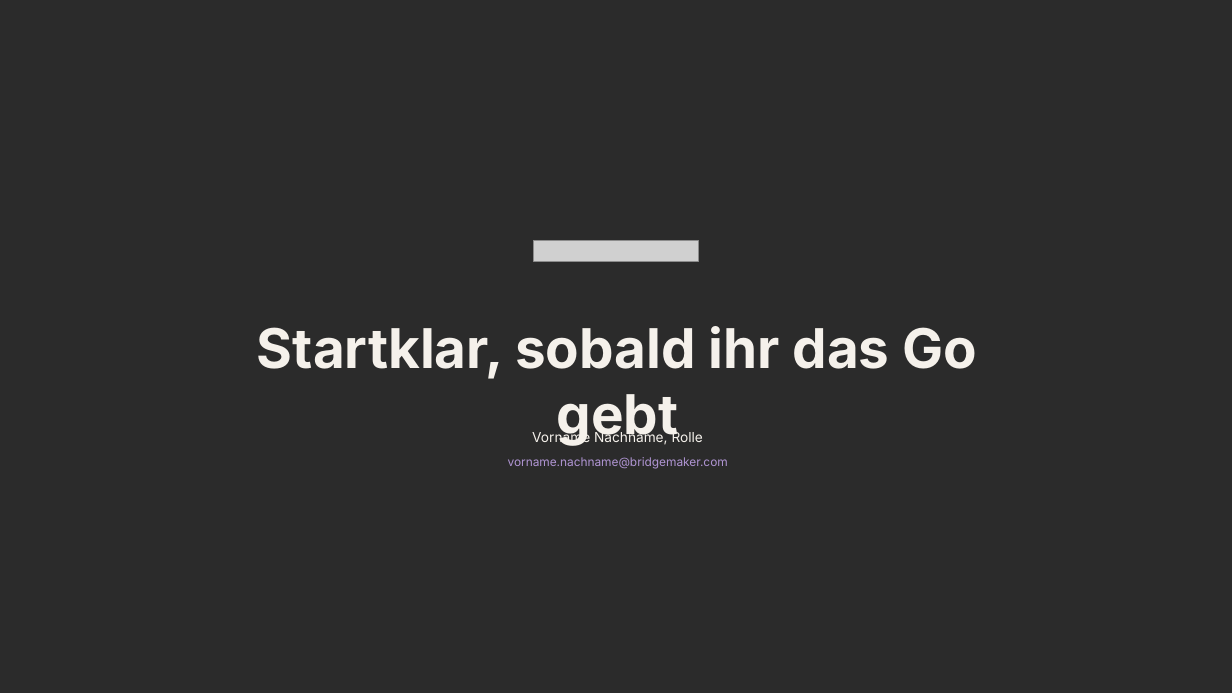
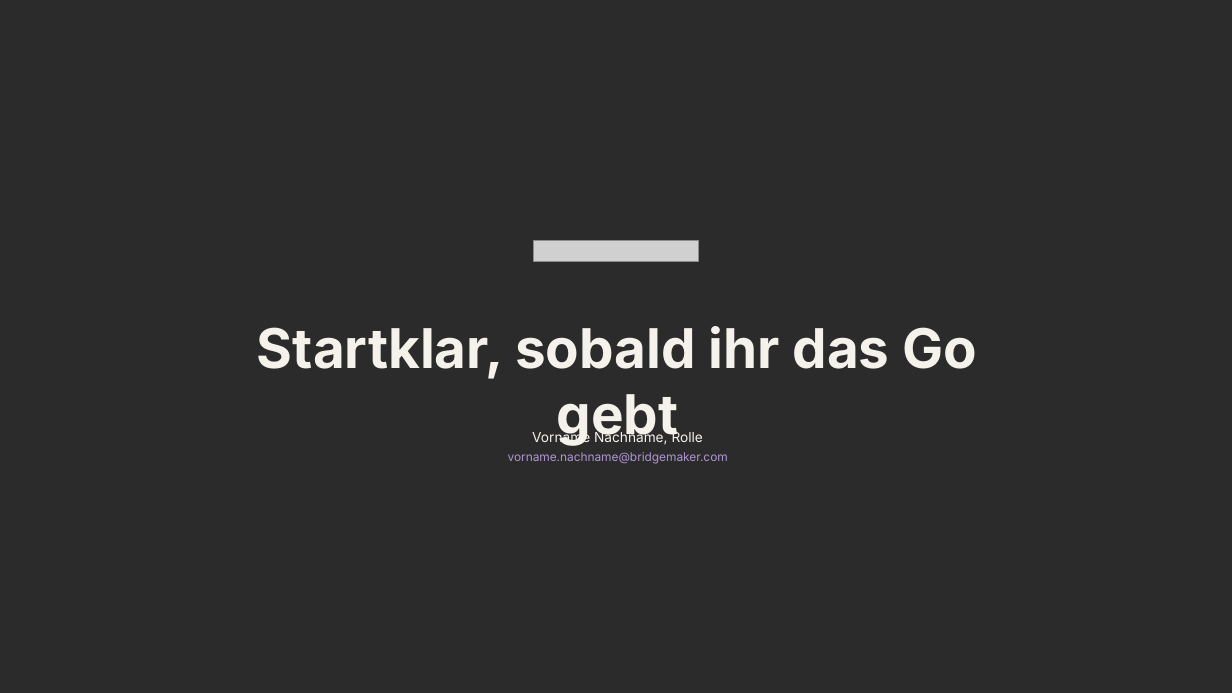
Before and after one commit to BMNils/bridgemaker-brandbook, a slide deck: slide 20 of langdock/pptx-template/bridgemaker-slides-template.pptx. Drawn at 1232x693 pixels with LibreOffice and Linux fonts; fonts in the diff are those of the drawing; grey boxes stand for pictures; background and template pictures are left out; a plain dark background stands for a picture behind light text. Boxes give left, top, right and bottom in pixels: in the first picture for what was removed or moved away, otherwise in the second. Text is boxed around its words. In the diff, an @@ line names an element or a change of style, - is before the commit and + after.

```diff
--- a/langdock/pptx-template/bridgemaker-slides-template.pptx
+++ b/langdock/pptx-template/bridgemaker-slides-template.pptx
@@ text at box(508, 452, 728, 463): paragraph added @@
+vorname.nachname@bridgemaker.com
@@ text removed at box(508, 457, 728, 469) @@
-vorname.nachname@bridgemaker.com
```
Also in this commit, not shown: 18 other slides changed, 2 other files.
